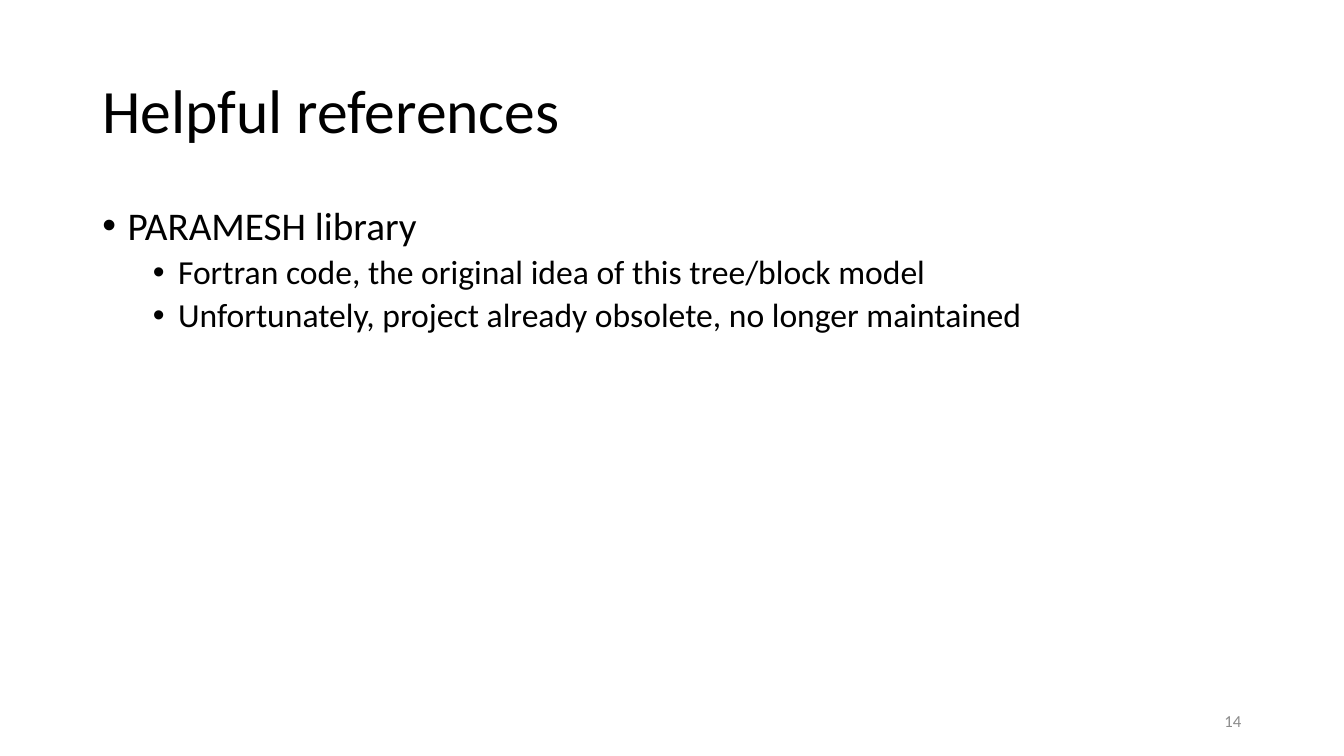
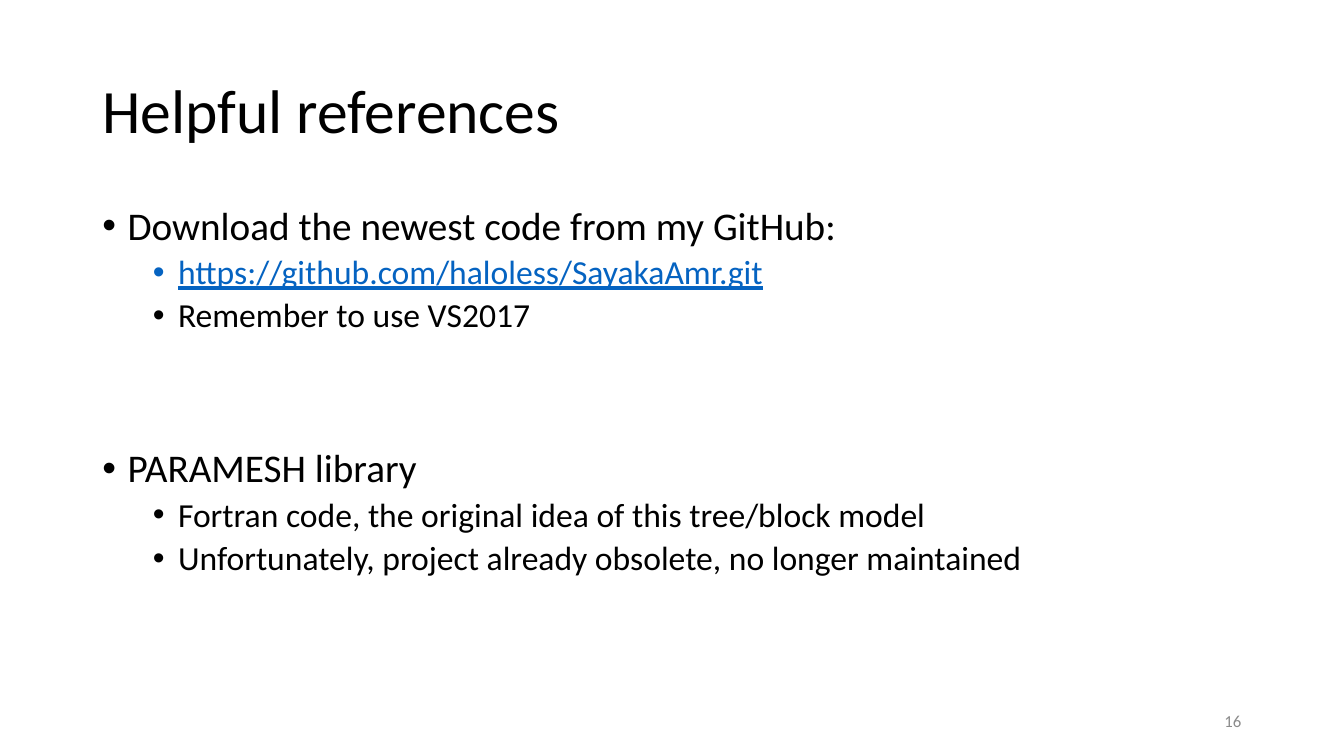
Before and after one commit to haloless/SayakaAmr, a slide deck: slide 16 of doc/note_sayaka.pptx (slide 14 before the commit). Drawn at 1344x756 pixels with LibreOffice and Linux fonts; fonts in the diff are those of the drawing. Boxes give left, top, right and bottom in pixels: in the first picture for what was removed or moved away, otherwise in the second. Text is boxed around its words. In the diff, an @@ line names an element or a change of style, - is before the commit and + after.

```diff
--- a/doc/note_sayaka.pptx
+++ b/doc/note_sayaka.pptx
@@ text at <box>128,212,836,328</box>: paragraphs added @@
+• Download the newest code from my GitHub:
+  • https://github.com/haloless/SayakaAmr.git
+  • Remember to use VS2017
@@ page number at <box>1224,716,1241,727</box>: text changed @@
-14
+16
```
Also in this commit, not shown: 7 other slides changed, 2 slides added.
